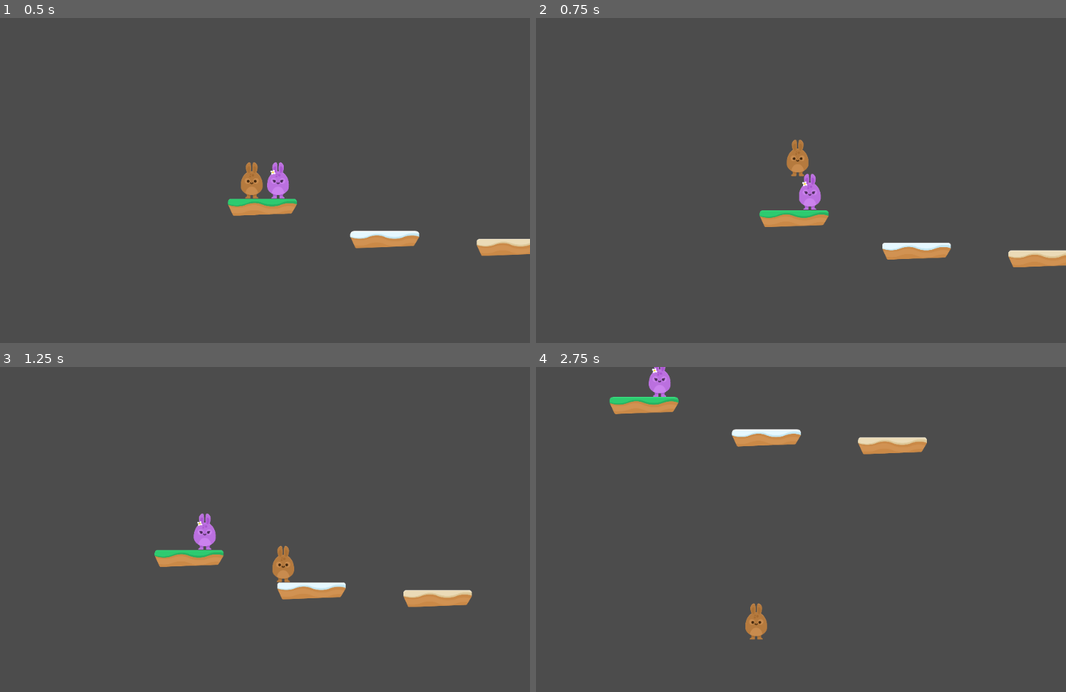
Above: before the commit, frames 1-4 (two rows, left to right).
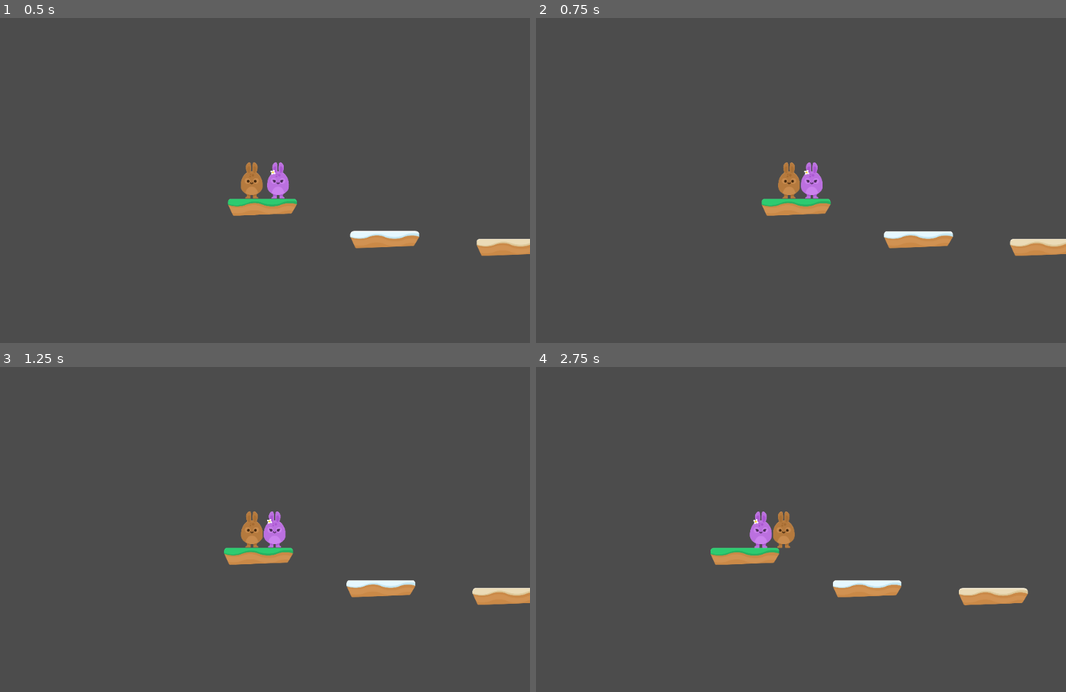
Above: after the commit, the same moments.

Repository: PLAYER-CHAI/Bunny-Jump
Game: Godot game, scene res://Scenes/Levels/Level1.tscn
Same seed, same stepped clock (60 frames per second), same inputs: the game is played once before the commit and once after it.
Inputs:
- Up to frame 1 (0.5 s): no input
- Up to frame 2 (0.75 s): tap Enter at 0.5 s; hold Right (right_A) from 0.53 s (still down); tap Up (jump_A) at 0.6 s
- Up to frame 3 (1.25 s): keep holding Right (right_A); tap Up (jump_A) at 0.77, 1.07 s
- Up to frame 4 (2.75 s): tap Up (jump_A) at 1.35, 1.52, 1.82, 2.1 s; release Right (right_A) at 2.03 s; hold Left (left_A) from 2.03 s (still down)

Frame 1 is identical in both runs. In frame 2, 3.9% of the frame differs, in the area x 42-100%, y 37-77%; in frame 3, 4.8%; in frame 4, 5.0%, in the area x 13-93%, y 0-84%.

Commit message:
Update -Single Jump-

Diff:
--- a/Player/Player_A/Player_A.gd
+++ b/Player/Player_A/Player_A.gd
@@ -5,7 +5,6 @@
 export var SPEED = 500 #ค่าความเร็วเริ่มต้น
 export var JUMP = 900 #ค่าความเร็วเริ่มต้น
 export var GRAVITY = 60 #ค่าแรงดึงดูด
-var jump_count = 0 #ค่าจำนวนครั่งการกระโดดเริ่มต้น
 
 func _physics_process(delta): #ตัวแปรพิเศษ
 
@@ -22,13 +21,9 @@
 		print("I'm floor")
 
 func jump(): #กระโดด
-	if jump_count < 1: #สร้างการจำกัดจำนวนครั้ง
+	if is_on_floor():
 		if Input.is_action_just_pressed("jump_A"):
-			jump_count = jump_count + 1
 			motion.y = -JUMP
-			print("I'm jumped")
-	if is_on_floor():
-		jump_count = 0 #ลงพื้นแล้วให้ค่าเป็น 0
 
 func walk():
 	if Input.is_action_pressed("left_A") and not Input.is_action_pressed("right_A"):
